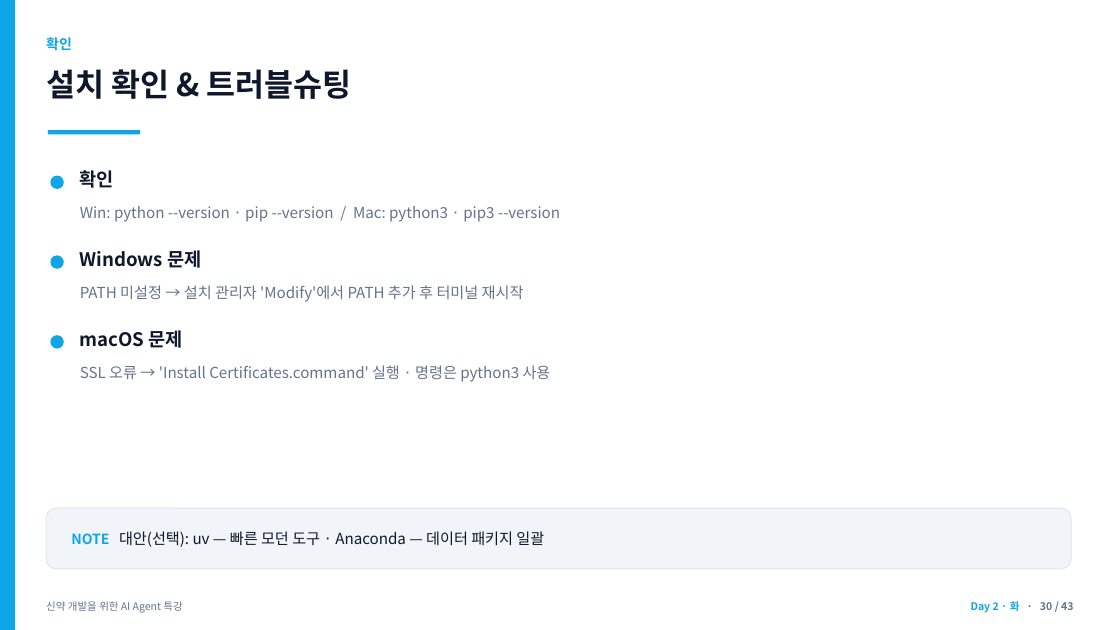
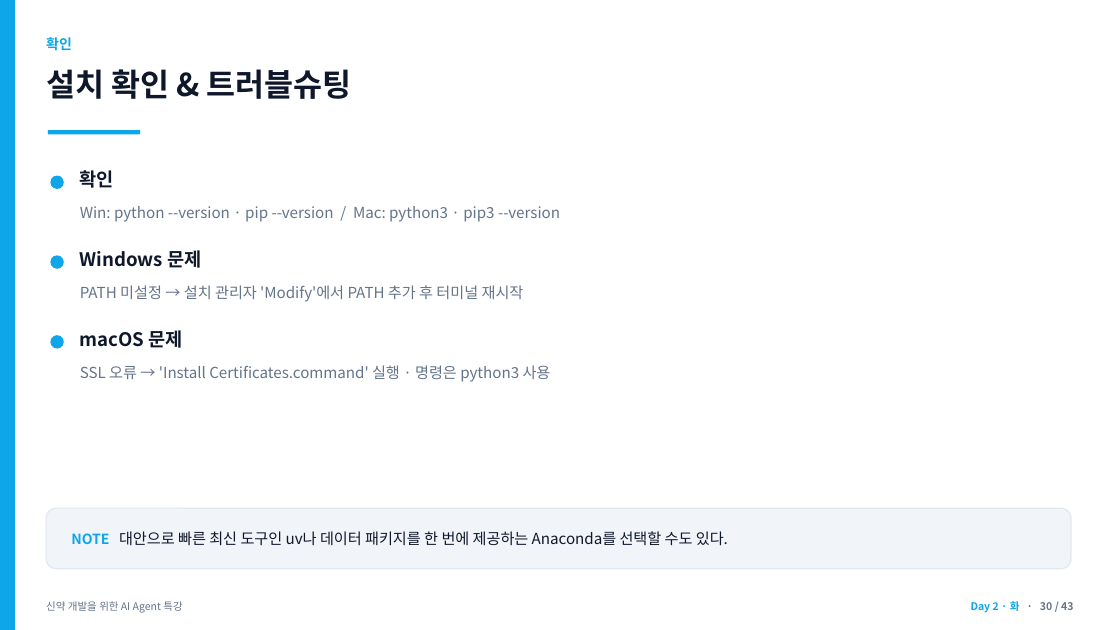
Before and after one commit to jyshin-22/wku-ai-agent-program, a slide deck: slide 30 of slides/day2.pptx. Drawn at 1120x630 pixels with LibreOffice and Linux fonts; fonts in the diff are those of the drawing. Boxes give left, top, right and bottom in pixels: in the first picture for what was removed or moved away, otherwise in the second. Text is boxed around its words. In the diff, an @@ line names an element or a change of style, - is before the commit and + after.

```diff
--- a/slides/day2.pptx
+++ b/slides/day2.pptx
@@ text at (71, 531, 728, 546): text changed @@
-NOTE 대안(선택): uv — 빠른 모던 도구 · Anaconda — 데이터 패키지 일괄
+NOTE 대안으로 빠른 최신 도구인 uv나 데이터 패키지를 한 번에 제공하는 Anaconda를 선택할 수도 있다.
```
Also in this commit, not shown: 12 other slides changed, 10 other files.
